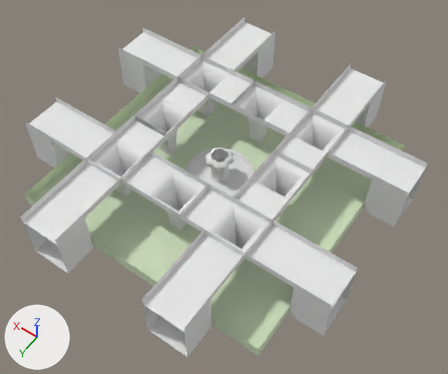
Before and after pictures for a commit that changed the Blender file data/levels/fountain/fountain.blend.
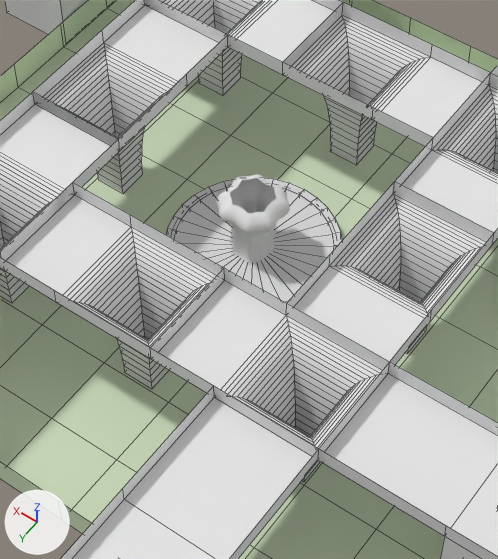
Old and new are each drawn whole from a 50 mm lens placed at (-34.4, 47.0, 72.1), pointed at (-1.9, 1.6, 0.7) and again close up on the part from 27% to 70% of the width and 21% to 79% of the height. Lighting does not change. The marker at lower left points along +X, +Y and +Z. The close-ups show mesh edges as thin lines.

The scene before the commit, as lines of its bpy script (objects in view):
```python
me_column = bpy.data.meshes.new('Column')
me_column.from_pydata(...)  # 88 vertices, 83 faces; spans x -7.07..4.33, y -3.5..4.5, z -7.07..4.33
me_column.materials.append(mat_material)  # white #e7e7e7
me_cornerupperceiling = bpy.data.meshes.new('CornerUpperCeiling')
me_cornerupperceiling.from_pydata(...)  # 30 vertices, 20 faces; spans x -12.8..12.8, y -3.5..4.5, z 0.0..12.8
me_cornerupperceiling.materials.append(mat_material)  # white #e7e7e7
ob_curve_001 = bpy.data.objects.new('Curve.001', me_column)
ob_curve_001.location = (-10.12, -0.05, 3.48)
ob_curve_001.rotation_euler = (1.571, 0.0, -0.785)  # degrees (90, 0, -45)
ob_curve_003 = bpy.data.objects.new('Curve.003', me_column)
ob_curve_003.location = (9.88, -10.05, 3.48)
ob_curve_003.rotation_euler = (1.571, 0.0, 0.785)  # degrees (90, 0, 45)
ob_curve_011 = bpy.data.objects.new('Curve.011', me_cornerupperceiling)
ob_curve_011.location = (9.88, -10.05, 3.48)
ob_curve_011.rotation_euler = (1.571, 0.0, -5.498)  # degrees (90, 0, -315)
# also in view: 'Curve.002' at (-10.1, -8.1, 4.0); 'Curve.004' at (9.9, -2.0, 4.0); 'Ground' at (-0.1, 0.0, 1.0); 'Curve.007' at (-2.1, -10.0, 4.0); 'Curve.005' at (9.9, 8.0, 4.0)
```
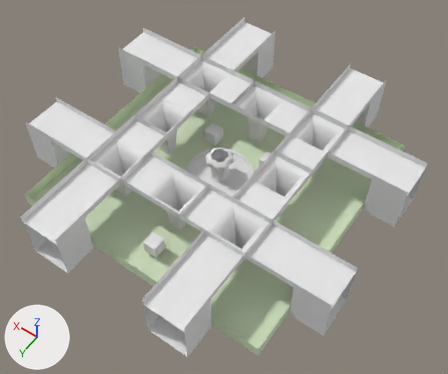
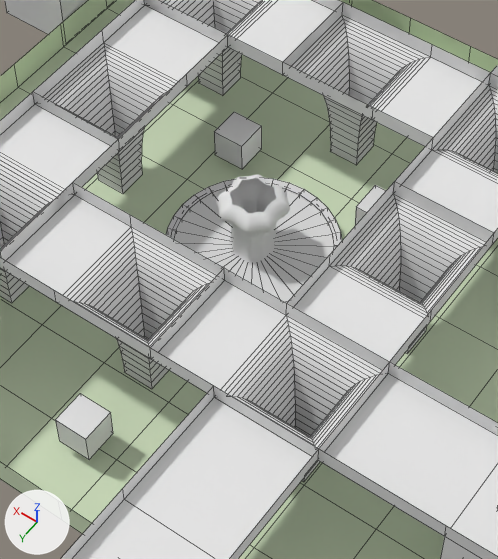
Where the change shows, as pixel boxes (x1, y1, x2, y2) in the close-ups (498 x 559 px):
'Cube', added: after (55, 393, 113, 460)
'ItemLifePotion', added: after (214, 112, 262, 169)
'ItemLifePotion.001', added: after (355, 185, 386, 225)

Patch to the scene script:
```diff
--- a/data/levels/fountain/fountain.blend.py
+++ b/data/levels/fountain/fountain.blend.py
@@ me_creaalien @@
+me_creaalien.from_pydata(...)  # a box spanning x -1.0..1.0, y -1.0..1.0, z -1.0..1.0
@@ me_itemlifepotion @@
+me_itemlifepotion = me_creaalien.copy(); me_itemlifepotion.name = 'ItemLifePotion'
@@ ob_cube @@
+ob_cube = bpy.data.objects.new('Cube', me_creaalien)
+ob_cube.location = (-0.61, 15.75, 2.0)
+ob_cube.rotation_euler = (1.571, 0.0, 0.0)  # degrees (90, 0, 0)
@@ ob_itemlifepotion @@
+ob_itemlifepotion = bpy.data.objects.new('ItemLifePotion', me_itemlifepotion)
+ob_itemlifepotion.location = (4.8, -5.11, 2.0)
+ob_itemlifepotion.rotation_euler = (1.571, 0.0, 0.0)  # degrees (90, 0, 0)
@@ ob_itemlifepotion_001 @@
+ob_itemlifepotion_001 = bpy.data.objects.new('ItemLifePotion.001', me_itemlifepotion)
+ob_itemlifepotion_001.location = (-5.2, -5.11, 2.0)
+ob_itemlifepotion_001.rotation_euler = (1.571, 0.0, 0.0)  # degrees (90, 0, 0)
```
